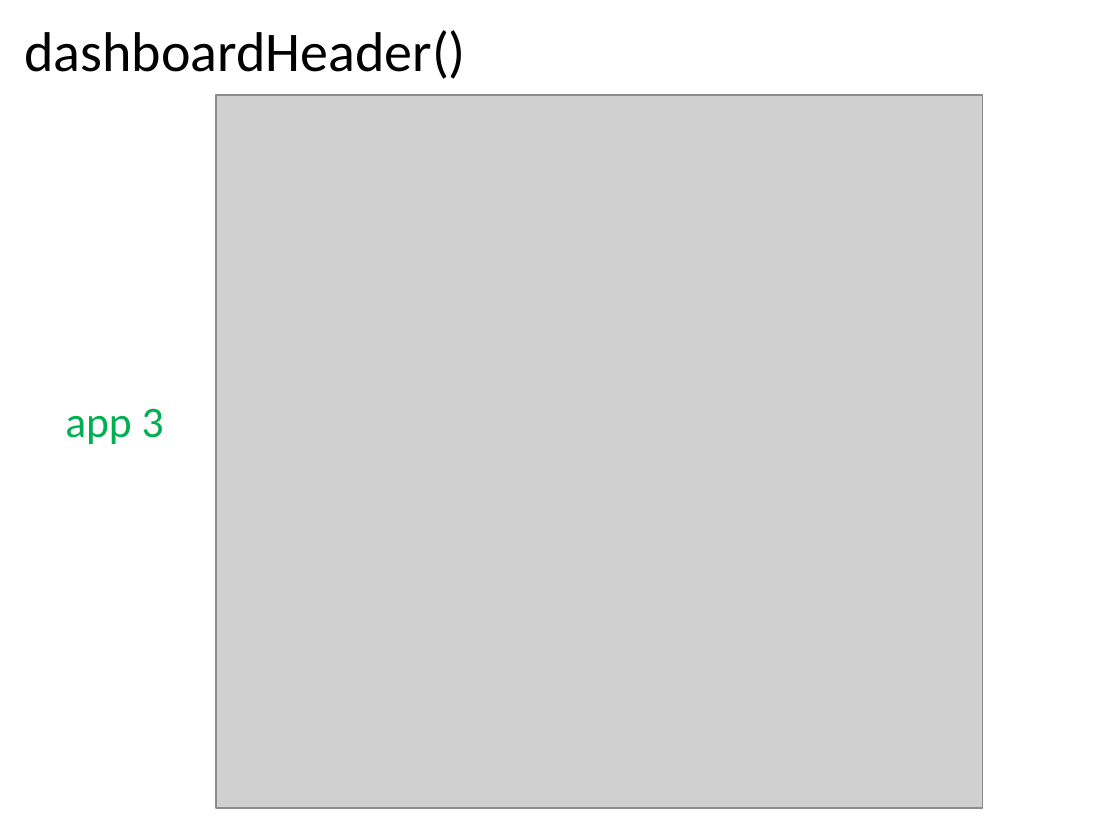
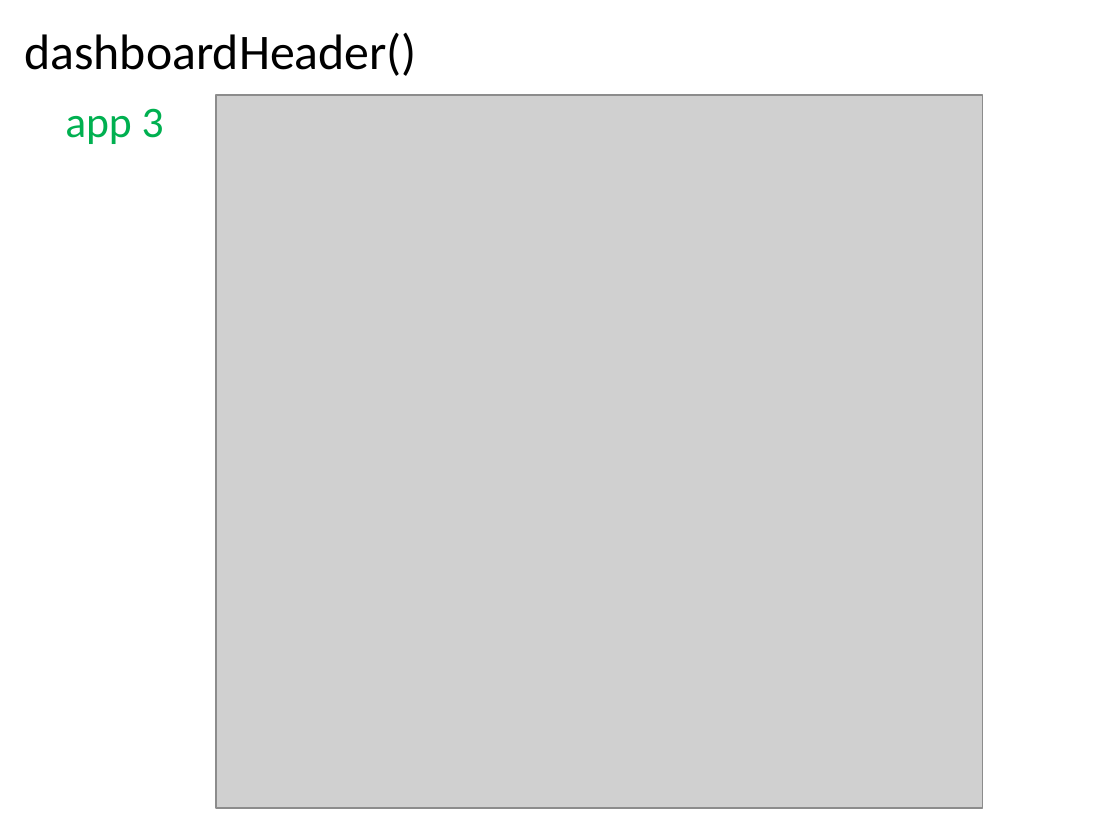
Before and after one commit to vburguete/taller_shiny, a slide deck: slide 6 of documentation/Shiny.pptx. Drawn at 1120x840 pixels with LibreOffice and Linux fonts; fonts in the diff are those of the drawing; grey boxes stand for pictures. Boxes give left, top, right and bottom in pixels: in the first picture for what was removed or moved away, otherwise in the second. Text is boxed around its words. In the diff, an @@ line names an element or a change of style, - is before the commit and + after.

```diff
--- a/documentation/Shiny.pptx
+++ b/documentation/Shiny.pptx
@@ text "dashboardHeader()" at (24, 33, 417, 76): size 36 to 32 pt @@
@@ text "app 3": place and size @@
-text "app 3" at (65, 408, 164, 444)
+text "app 3" at (65, 108, 164, 144)
```
Also in this commit, not shown: 9 other slides changed, 5 slides added, 1 slide removed.
